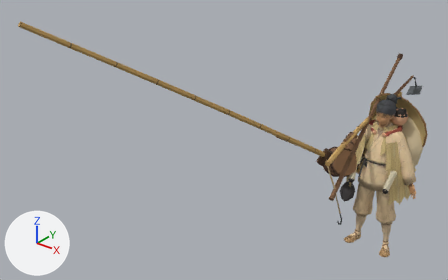
Renders of the glTF model web/public/assets/chars/idler.glb from each side of a commit.
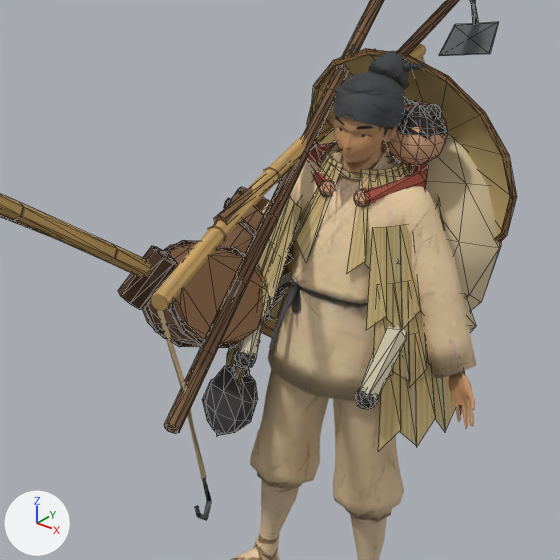
There are two pictures of each version: one whole from a 50 mm lens placed at (2.19, -5.2, 3.84), pointed at (-0.99, -1.22, 1.38), one close up on the part from 63% to 98% of the width and 28% to 84% of the height. Every picture has the same lights, and +X, +Y and +Z are marked at lower left. The last two pictures show the newer version. The close-ups show mesh edges as thin lines. Where no turn or scale is listed for an object, it has been applied to the vertices. Vertices at exactly the same position are counted once.

In view in the first close-up: 'char1', 'prop_back_sack', 'prop_bag_hand', 'prop_bucket', 'prop_child_on_back', 'prop_hat_on_back', 'prop_hoe', 'prop_long_pole', 'prop_mallet', 'prop_pole_hooks', 'prop_staff_shoulder', 'prop_straw_cape' and 2 more.
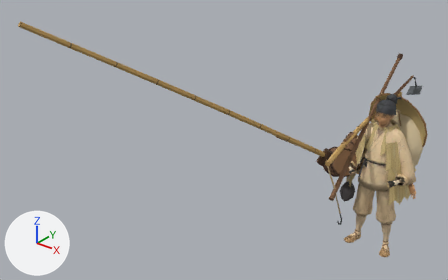
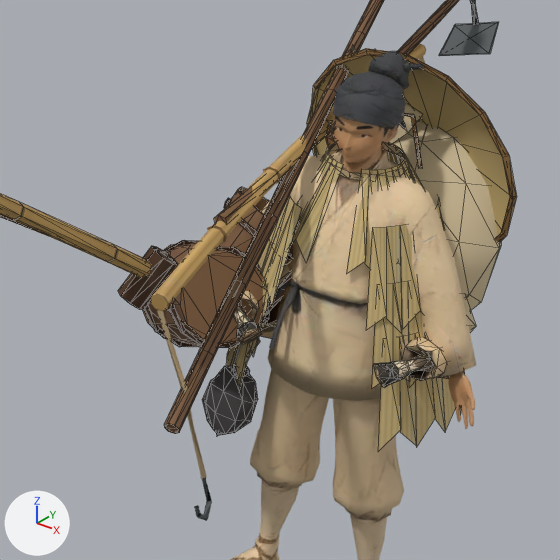
Boxes (x1, y1, x2, y2) around the edits, measured in the close-ups (560 x 560 px):
'prop_child_on_back', reshaped
    before: (234, 97, 448, 409)
    after: (233, 121, 449, 387)
part 1 of me_prop_child_on_back, deleted
    before: (234, 97, 448, 409)
part 2 of me_prop_child_on_back, reshaped (mostly hidden)
    before: (234, 143, 428, 402)
    after: (233, 121, 449, 387)

The change, as a diff of the scene's bpy script:
```diff
--- a/web/public/assets/chars/idler.glb.py
+++ b/web/public/assets/chars/idler.glb.py
@@ img_prop_tex_child @@
+img_prop_tex_child = load_image('prop_tex_child', '_unpacked/prop_tex_child', 512, 512, 'sRGB')
@@ mat_prop_tex_child @@
+mat_prop_tex_child = principled_material('prop_tex_child')
+mat_prop_tex_child.texture = img_prop_tex_child
+mat_prop_tex_child.roughness = 1.0
@@ me_prop_child_on_back @@
 # used by ob_prop_child_on_back; location = (0.0, 0.0, 0.0)
-me_prop_child_on_back.from_pydata(...)  # 456 vertices, 782 faces; spans x -0.239..0.229, y -0.242..0.273, z 0.773..1.551
-me_prop_child_on_back.materials.append(mat_prop_palette)  # picture img_prop_palette
+me_prop_child_on_back.from_pydata(...)  # 1052 vertices, 1991 faces; spans x -0.448..0.345, y -0.341..0.266, z 0.737..1.44
+# me_prop_child_on_back part 1: 9 loose pieces with 288 vertices, spanning x -0.215..0.209, y -0.242..0.21, z 0.773..1.551, are deleted
+# me_prop_child_on_back part 2: 168 vertices removed from x -0.239..0.229, y -0.237..0.273, z 0.793..1.371; 1052 vertices added at x -0.448..0.345, y -0.341..0.266, z 0.737..1.44
+me_prop_child_on_back.materials.append(mat_prop_tex_child)  # picture img_prop_tex_child
```
